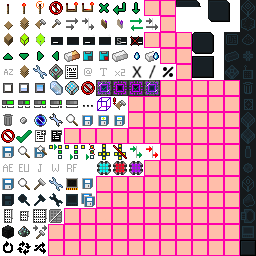
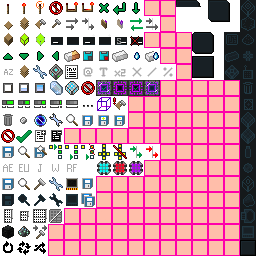
Layered file, before and after one edit (256×256). Changes by layer:
painted on "Text" (2nd of 2, in "Text") over [83, 67, 173, 77]
painted on "states" over [132, 65, 174, 79]
